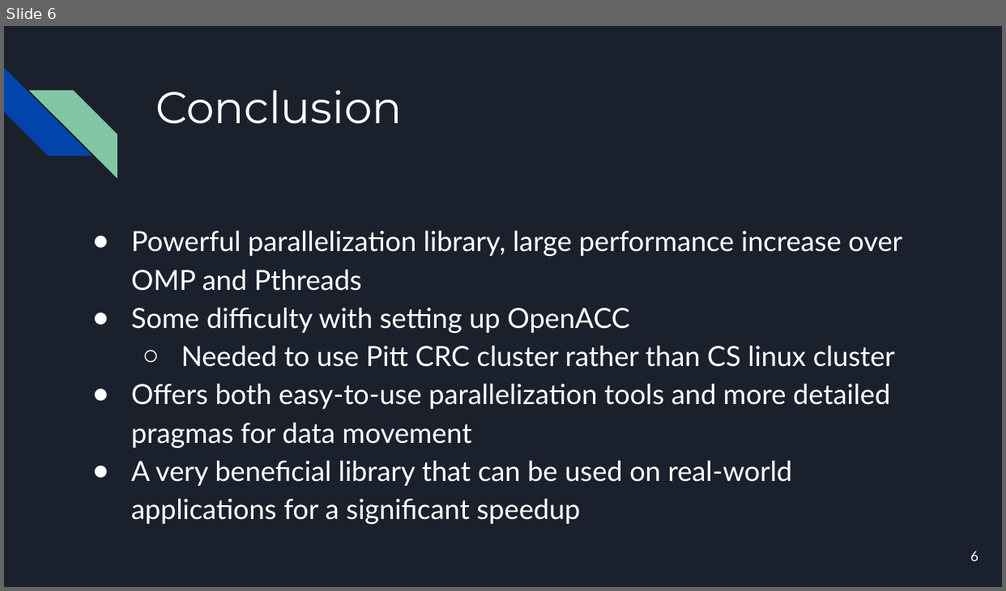
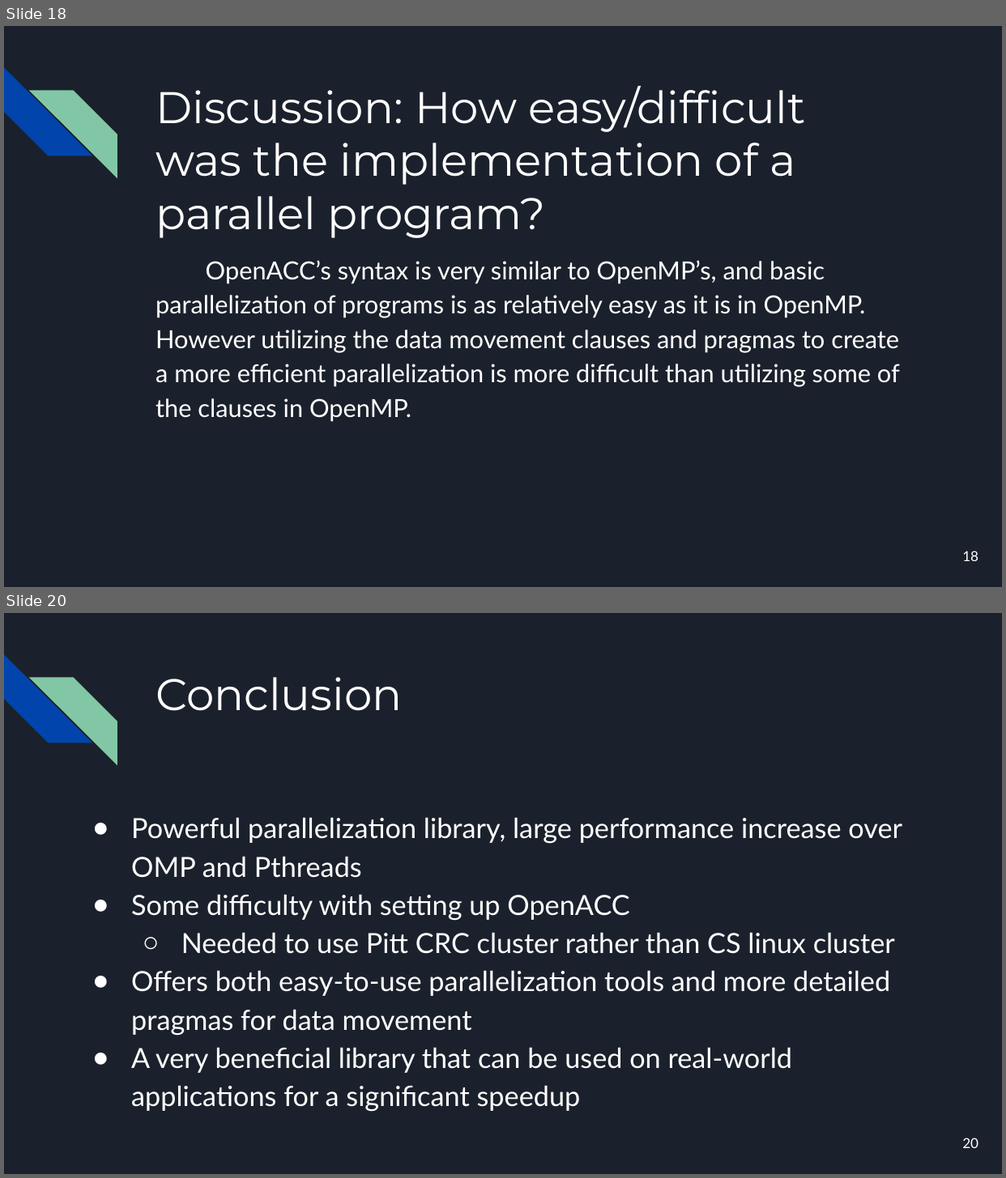
Before and after one commit to Jack-Ansley/1645Project, a slide deck: project.pptx. Shown one above the other, each under a label of ours: slide 6 before the commit, slides 18 and 20 after it; the slides between them are not shown. The pictures are 1006x591 and 1006x1178 pixels, drawn with LibreOffice and Linux fonts; fonts in the diff are those of the drawing. Boxes give left, top, right and bottom in pixels: in the first picture for what was removed or moved away, otherwise in the second. Text is boxed around its words. In the diff, an @@ line names an element or a change of style, - is before the commit and + after.

```diff
--- a/project.pptx
+++ b/project.pptx
@@ slide 18 added at (x1=4, y1=26, x2=1002, y2=587), background #1B212C; not listed: 2 template elements that a slide beside it also shows @@
@@ title added at (x1=155, y1=86, x2=806, y2=238), 32 pt, text #FFFFFF @@
+Discussion: How easy/difficult was the implementation of a parallel program?
@@ text added at (x1=155, y1=260, x2=900, y2=422), 18 pt, text #FFFFFF @@
+OpenACC’s syntax is very similar to OpenMP’s, and basic parallelization of programs is as relatively easy as it is in OpenMP. However utilizing the data movement clauses and pragmas to create a more efficient parallelization is more difficult than utilizing some of the clauses in OpenMP.
@@ page number added at (x1=962, y1=551, x2=978, y2=561), 10 pt, text #FFFFFF @@
+18
@@ what was slide 6 is now slide 20 @@
@@ page number at (x1=962, y1=1138, x2=978, y2=1148): text changed @@
-6
+20
```
Also in this commit, not shown: 3 slides changed, 13 other slides added.
